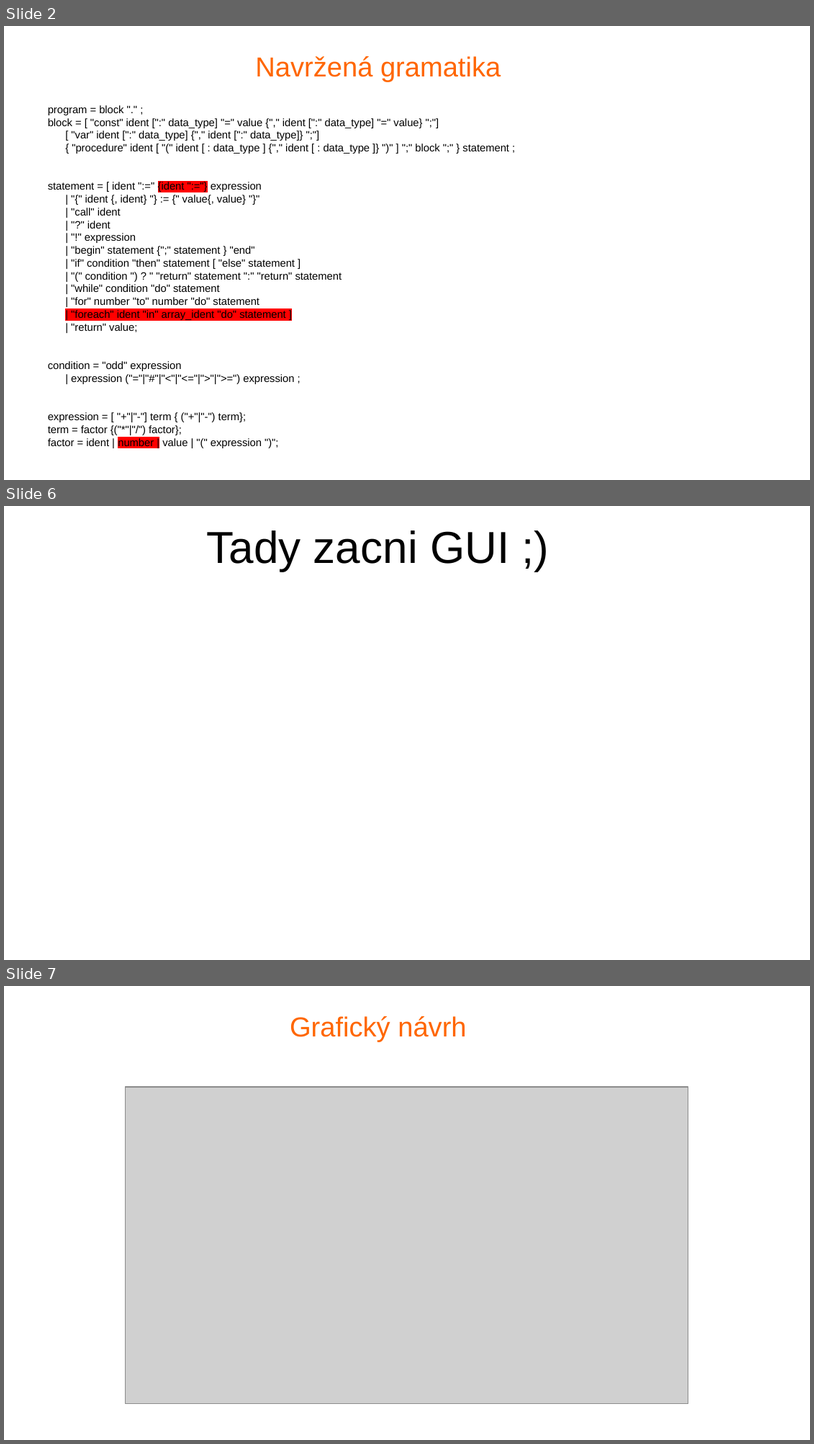
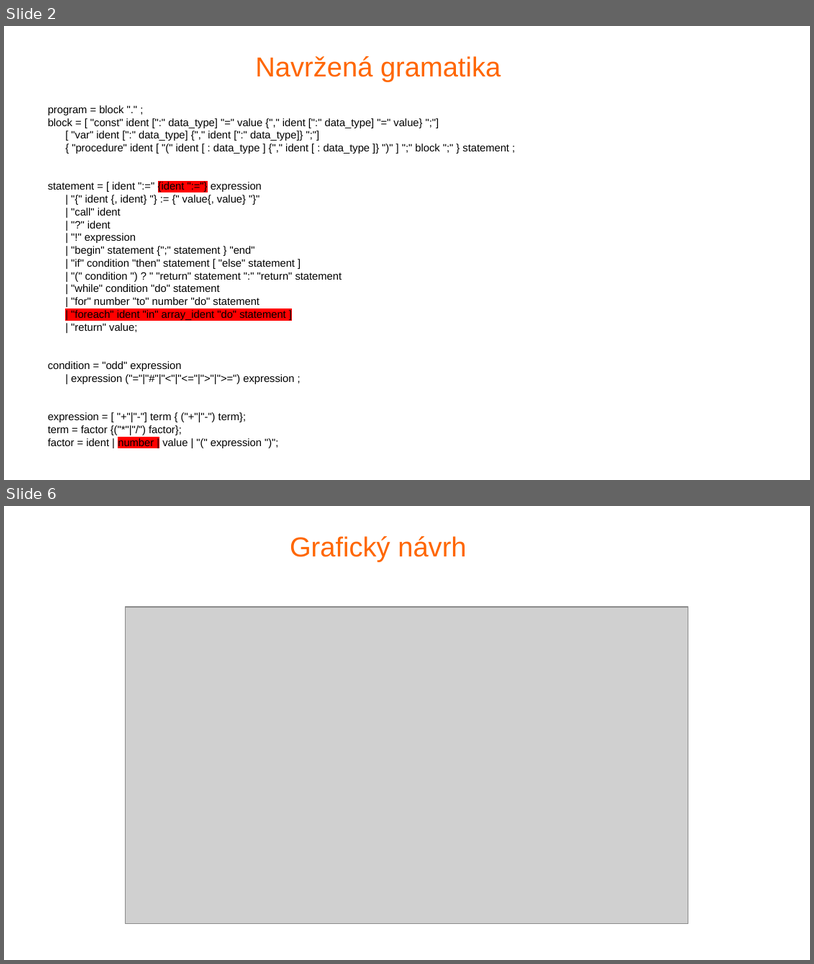
Before and after one commit to trestikp/fjp_semestral, a slide deck: presentation/second_presentation.odp. Shown one above the other, each under a label of ours: slides 2, 6 and 7 before the commit, slides 2 and 6 after it; the slides between them are not shown. The pictures are 814x1444 and 814x964 pixels, drawn with LibreOffice and Linux fonts; fonts in the diff are those of the drawing; grey boxes stand for pictures; background and template pictures are left out. Boxes give left, top, right and bottom in pixels: in the first picture for what was removed or moved away, otherwise in the second. Text is boxed around its words. In the diff, an @@ line names an element or a change of style, - is before the commit and + after.

```diff
--- a/presentation/second_presentation.odp
+++ b/presentation/second_presentation.odp
@@ slide 6 removed at (4, 506, 810, 960), background #FFFFFF @@
@@ title removed at (207, 530, 509, 572) @@
-Tady zacni GUI ;)
@@ what was slide 7 is now slide 6 @@
```
Also in this commit, not shown: 5 slides changed, 2 slides added, 2 other files.
